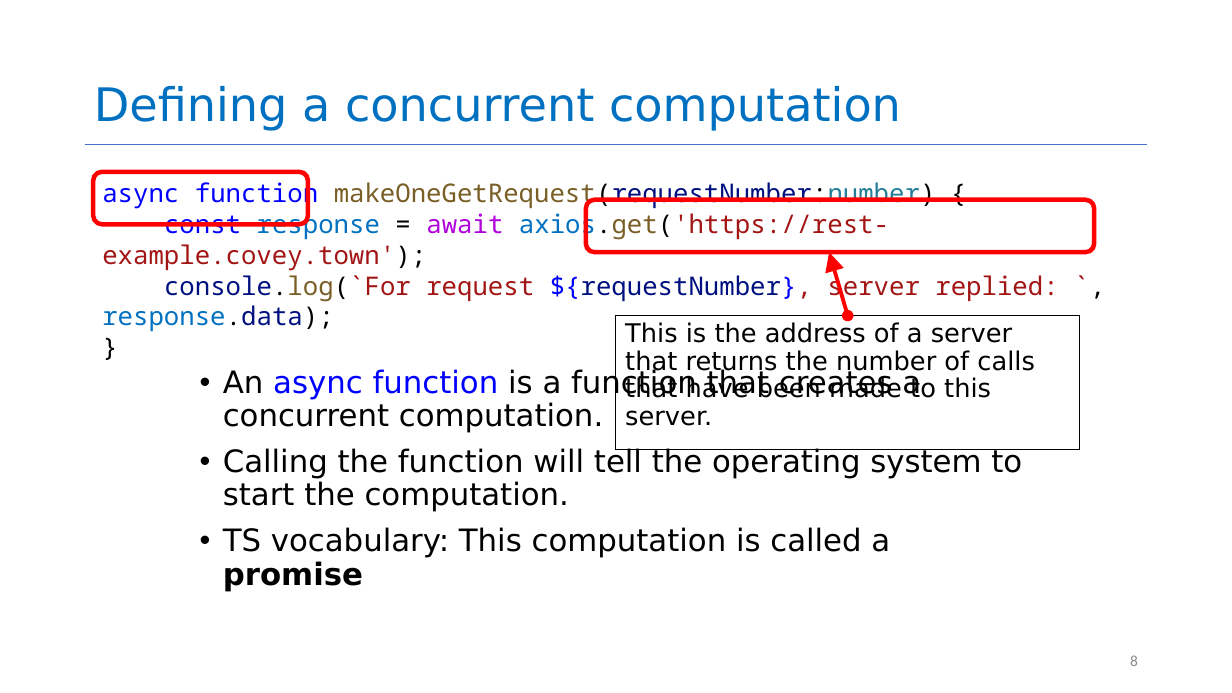
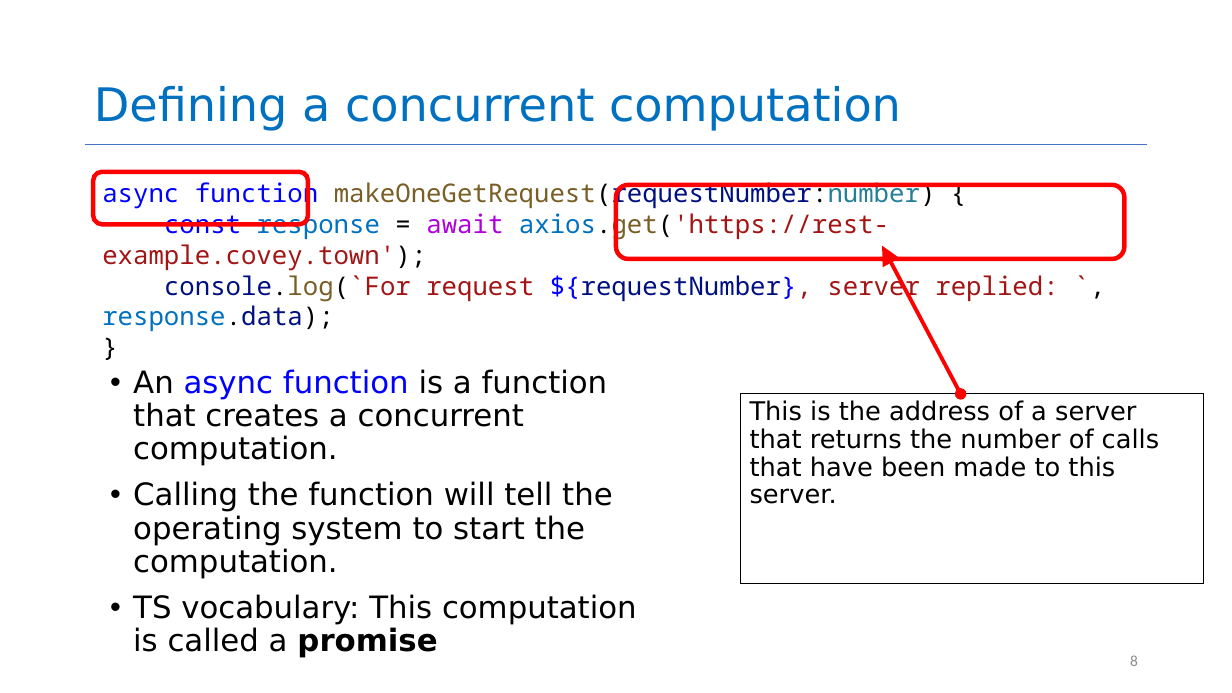
Before and after one commit to neu-se/CS4530-Fall-2022, a slide deck: slide 8 of Slides/Lecture 05 Concurrency Patterns in Typescript.pptx. Drawn at 1232x693 pixels with LibreOffice and Linux fonts; fonts in the diff are those of the drawing. Boxes give left, top, right and bottom in pixels: in the first picture for what was removed or moved away, otherwise in the second. Text is boxed around its words. In the diff, an @@ line names an element or a change of style, - is before the commit and + after.

```diff
--- a/Slides/Lecture 05 Concurrency Patterns in Typescript.pptx
+++ b/Slides/Lecture 05 Concurrency Patterns in Typescript.pptx
@@ rounded rectangle: place and size @@
-rounded rectangle at bbox=[586, 200, 1094, 252]
+rounded rectangle at bbox=[616, 185, 1125, 259]
@@ double arrow moved from (848, 316) - (829, 252) to (961, 394) - (883, 246) @@
@@ text "An async function is a ..." rewrapped from bbox=[223, 368, 1022, 592] to bbox=[133, 369, 637, 658] @@
@@ rectangle "This is the address of ...": place and size @@
-rectangle "This is the address of ..." at bbox=[616, 316, 1080, 450]
+rectangle "This is the address of ..." at bbox=[740, 394, 1204, 583]
```
Also in this commit, not shown: 2 other slides changed.
